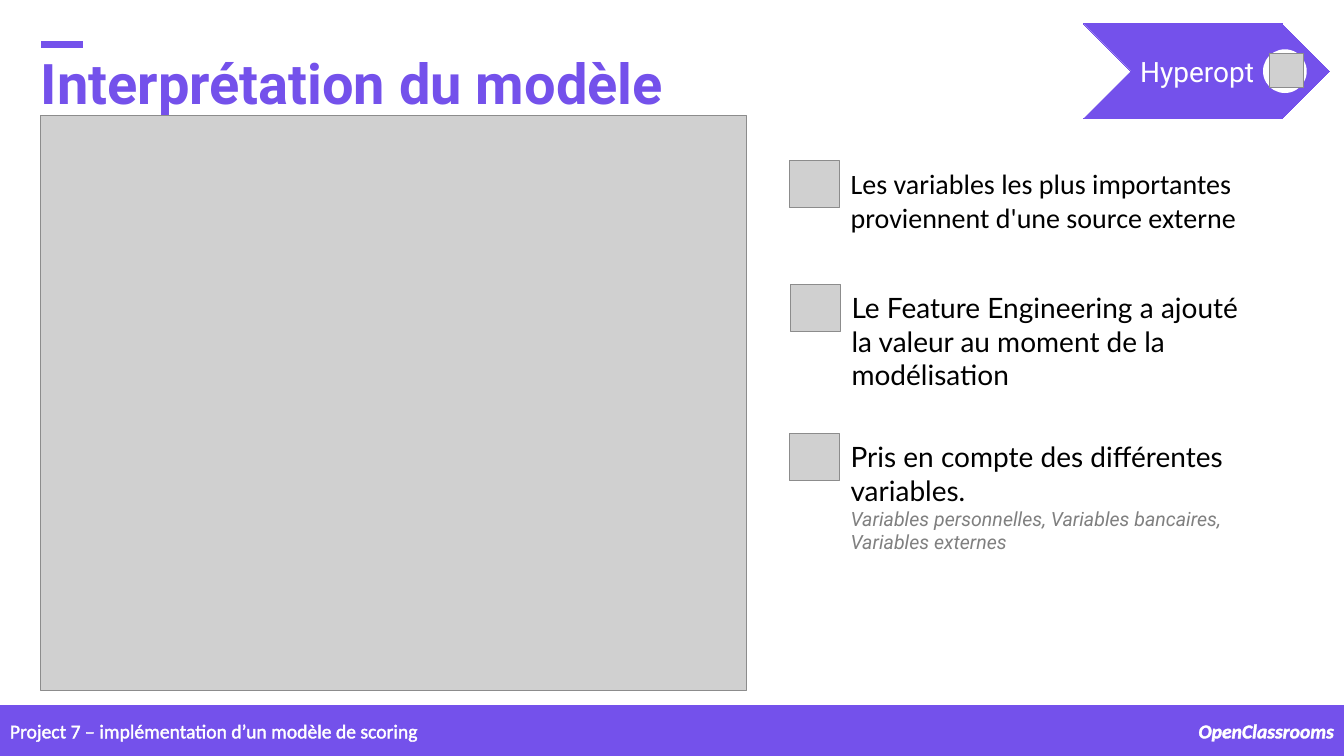
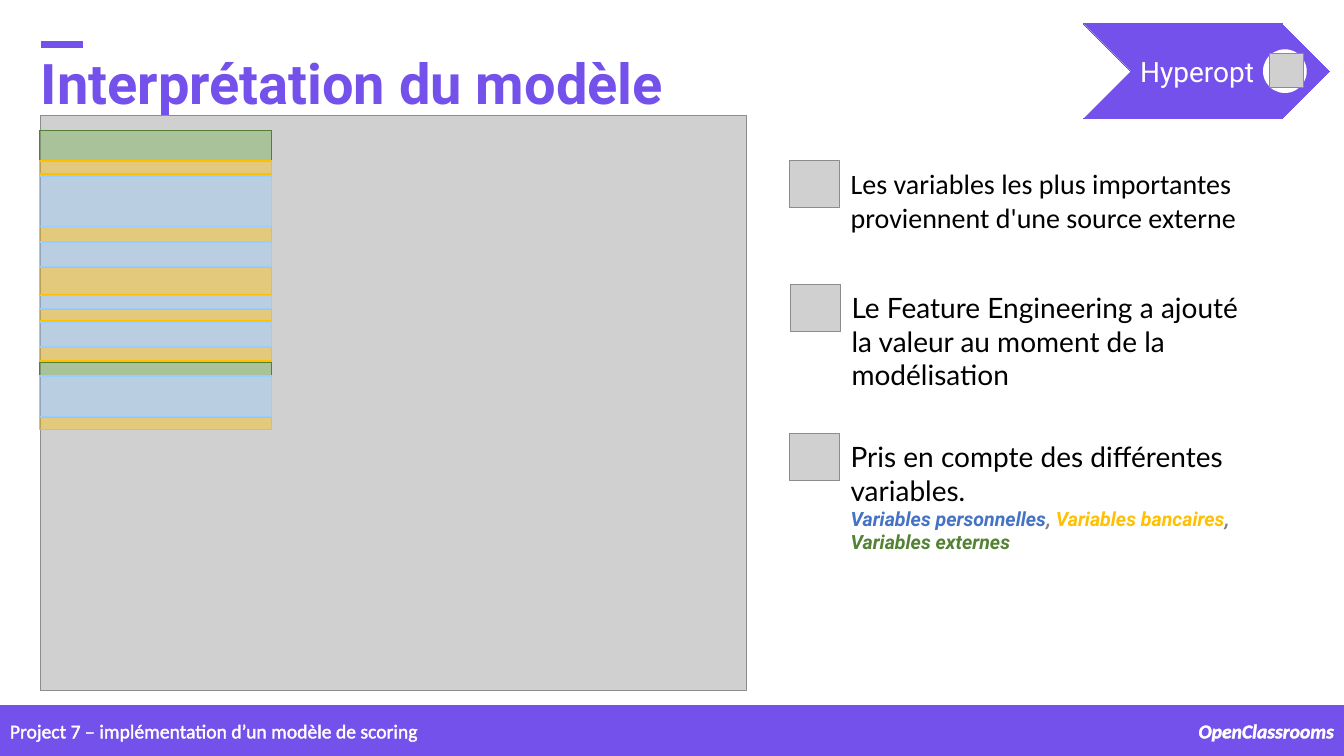
Before and after one commit to samirhinojosa/OC-P7-IMPLEMENT-A-SCORING-MODEL, a slide deck: slide 21 of supports/P7_presentation_final.pptx (slide 19 before the commit). Drawn at 1344x756 pixels with LibreOffice and Linux fonts; fonts in the diff are those of the drawing; grey boxes stand for pictures; background and template pictures are left out. Boxes give left, top, right and bottom in pixels: in the first picture for what was removed or moved away, otherwise in the second. Text is boxed around its words. In the diff, an @@ line names an element or a change of style, - is before the commit and + after.

```diff
--- a/supports/P7_presentation_final.pptx
+++ b/supports/P7_presentation_final.pptx
@@ rectangle added at [39,130,271,160], fill #70AD47 at 40% opacity, outline #538035 1 pt @@
@@ rectangle added at [39,161,271,174], fill #FFC000 at 40% opacity, outline #FFC000 1 pt @@
@@ rectangle added at [39,175,271,227], fill #99CCFF at 40% opacity, outline #99CCFF 1 pt @@
@@ rectangle added at [39,227,271,243], fill #FFC000 at 40% opacity, outline #FFC000 1 pt @@
@@ rectangle added at [39,267,271,294], fill #FFC000 at 40% opacity, outline #FFC000 1 pt @@
@@ rectangle added at [39,242,271,266], fill #99CCFF at 40% opacity, outline #99CCFF 1 pt @@
@@ rectangle added at [39,295,271,309], fill #99CCFF at 40% opacity, outline #99CCFF 1 pt @@
@@ rectangle added at [39,310,271,321], fill #FFC000 at 40% opacity, outline #FFC000 1 pt @@
@@ rectangle added at [39,323,271,348], fill #99CCFF at 40% opacity, outline #99CCFF 1 pt @@
@@ rectangle added at [39,348,271,361], fill #FFC000 at 40% opacity, outline #FFC000 1 pt @@
@@ rectangle added at [39,362,271,375], fill #70AD47 at 40% opacity, outline #538035 1 pt @@
@@ rectangle added at [39,376,271,416], fill #99CCFF at 40% opacity, outline #99CCFF 1 pt @@
@@ rectangle added at [39,417,271,430], fill #FFC000 at 40% opacity, outline #FFC000 1 pt @@
@@ text "Pris en compte des différentes ..." at [851,446,1230,549]: text colour #808080 to #4472C4 in "Variables personnelles,"; text colour #808080 to #FFC000 in "Variables bancaires,"; text colour #808080 to #548235 in "Variables externes"; bold on in "Variables personnelles, Variables bancaires, Variables exter ..." @@
```
Also in this commit, not shown: 2 slides added, 1 other file.
